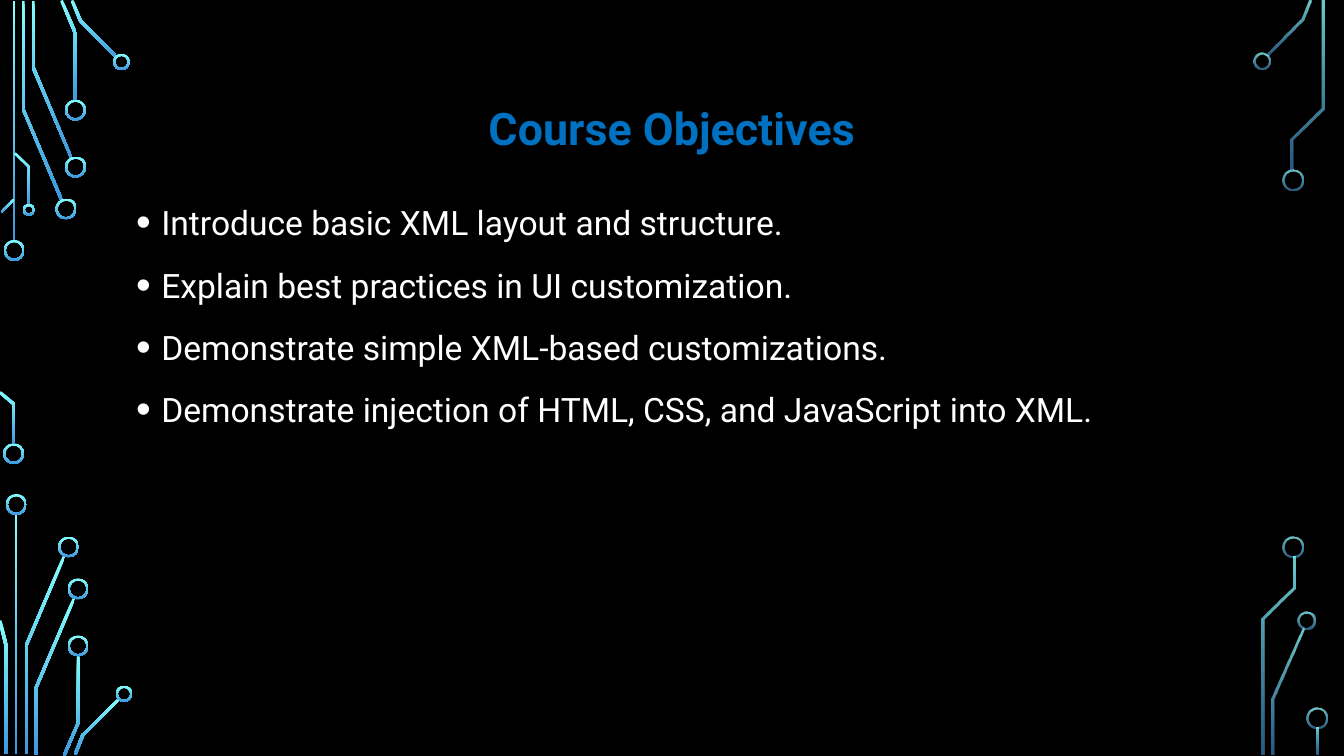
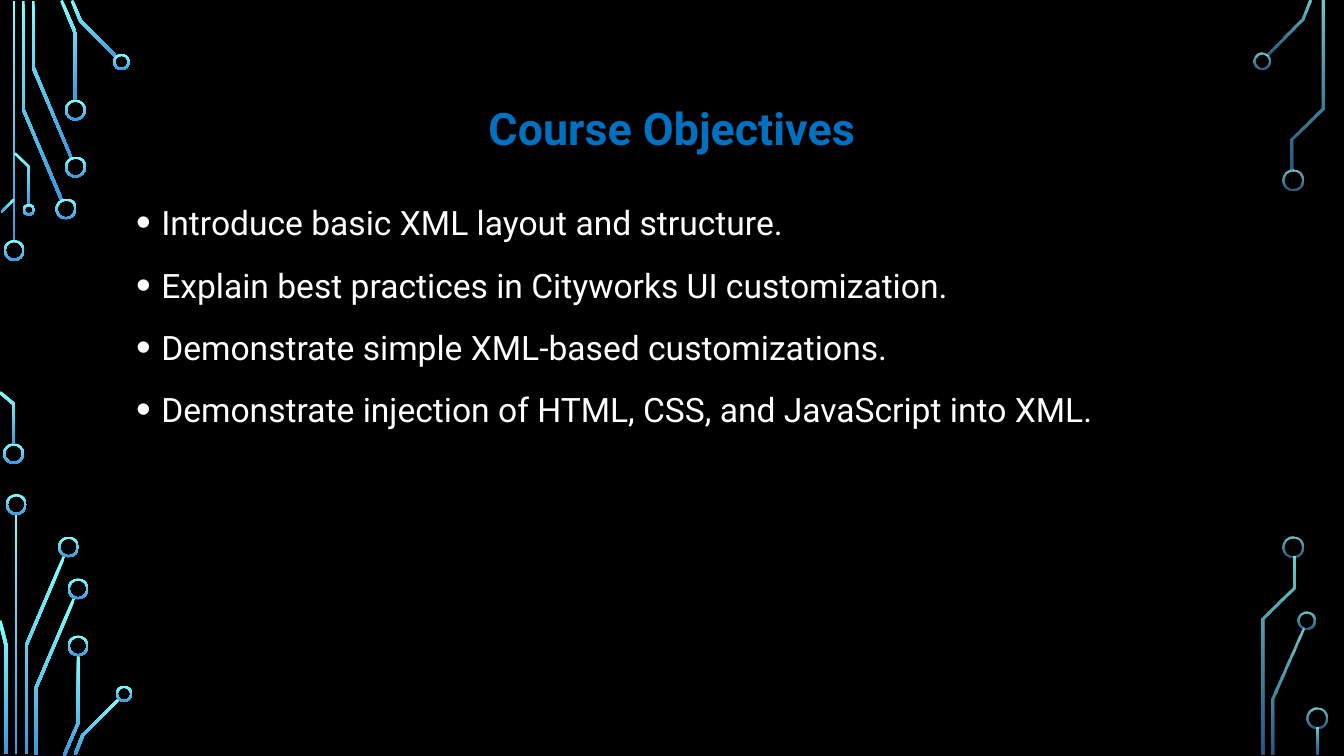
Before and after one commit to bswhitney/Cityworks-UICustomization-Training-Snippets, a slide deck: slide 2 of 01 Understand XML/UICustomizationIntro_CURRENT.pptx. Drawn at 1344x756 pixels with LibreOffice and Linux fonts; fonts in the diff are those of the drawing; background and template pictures are left out. Boxes give left, top, right and bottom in pixels: in the first picture for what was removed or moved away, otherwise in the second. Text is boxed around its words. In the diff, an @@ line names an element or a change of style, - is before the commit and + after.

```diff
--- a/01 Understand XML/UICustomizationIntro_CURRENT.pptx
+++ b/01 Understand XML/UICustomizationIntro_CURRENT.pptx
@@ text at <box>161,272,947,305</box>: text changed @@
-• Explain best practices in UI customization.
+• Explain best practices in Cityworks UI customization.
```
Also in this commit, not shown: 5 other slides changed.
